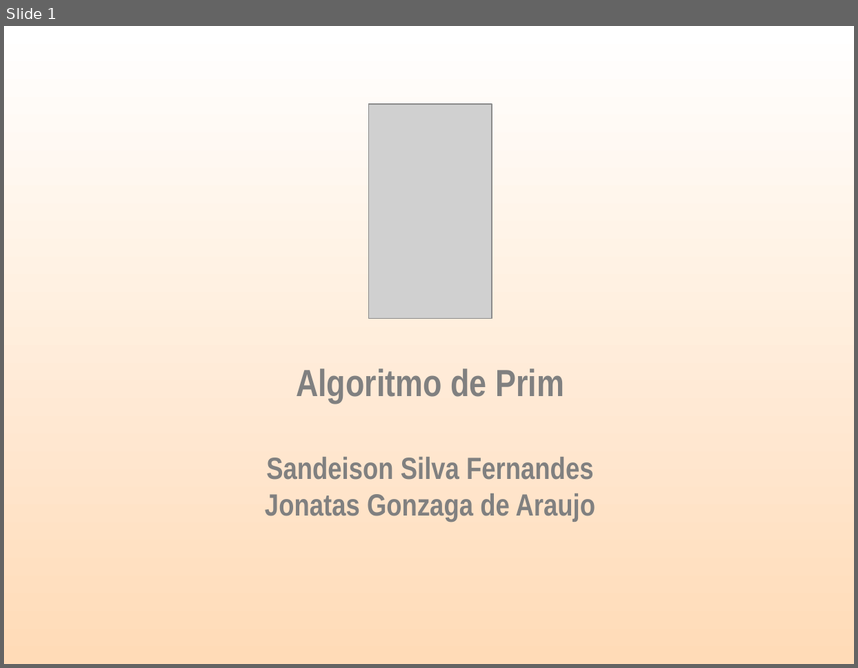
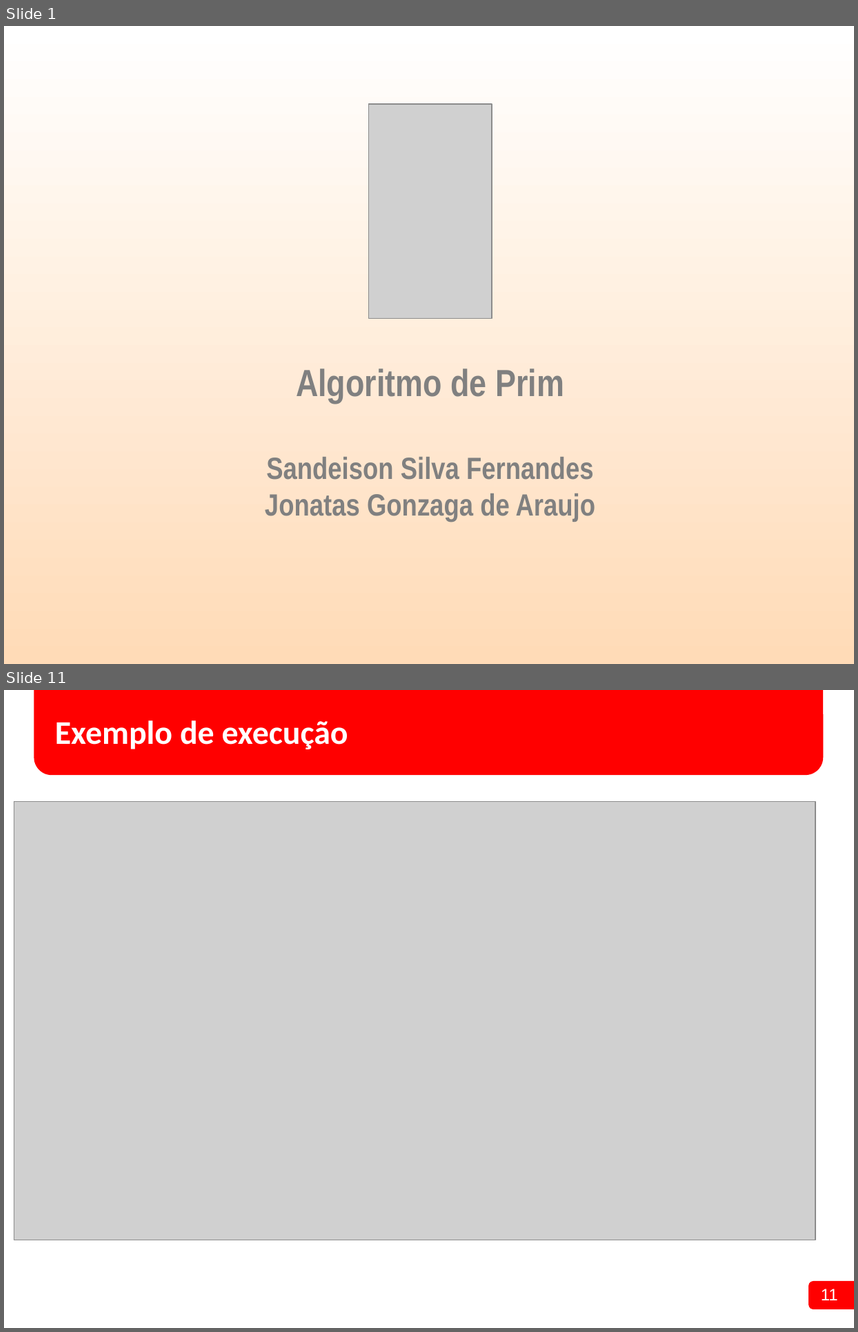
Before and after one commit to SANDEISON/Projeto_Estrutura_de_Dados_2016.1, a slide deck: 01 - Seminario/Seminário Algoritmo de Prim.ppt. Shown one above the other, each under a label of ours: slide 1 before the commit, slides 1 and 11 after it; the slides between them are not shown. The pictures are 858x668 and 858x1332 pixels, drawn with LibreOffice and Linux fonts; fonts in the diff are those of the drawing; grey boxes stand for pictures; background and template pictures are left out. Boxes give left, top, right and bottom in pixels: in the first picture for what was removed or moved away, otherwise in the second. Text is boxed around its words. In the diff, an @@ line names an element or a change of style, - is before the commit and + after.

```diff
--- a/01 - Seminario/Seminário Algoritmo de Prim.ppt
+++ b/01 - Seminario/Seminário Algoritmo de Prim.ppt
@@ slide 11 added at <box>4,690,854,1328</box>, background #FFFFFF @@
@@ rounded rectangle added at <box>34,690,822,775</box>, fill #FF0000 @@
@@ title added at <box>55,720,348,749</box>, 28 pt, text #FFFFFF, bold @@
+Exemplo de execução
@@ picture added at <box>14,801,816,1240</box> @@
@@ rounded rectangle added at <box>809,1281,854,1309</box>, fill #FF0000 @@
@@ page number added at <box>821,1288,838,1300</box>, 14 pt, text #FFFFFF @@
+11
```
Also in this commit, not shown: 12 other slides added, 7 slides removed, 39 other files.
